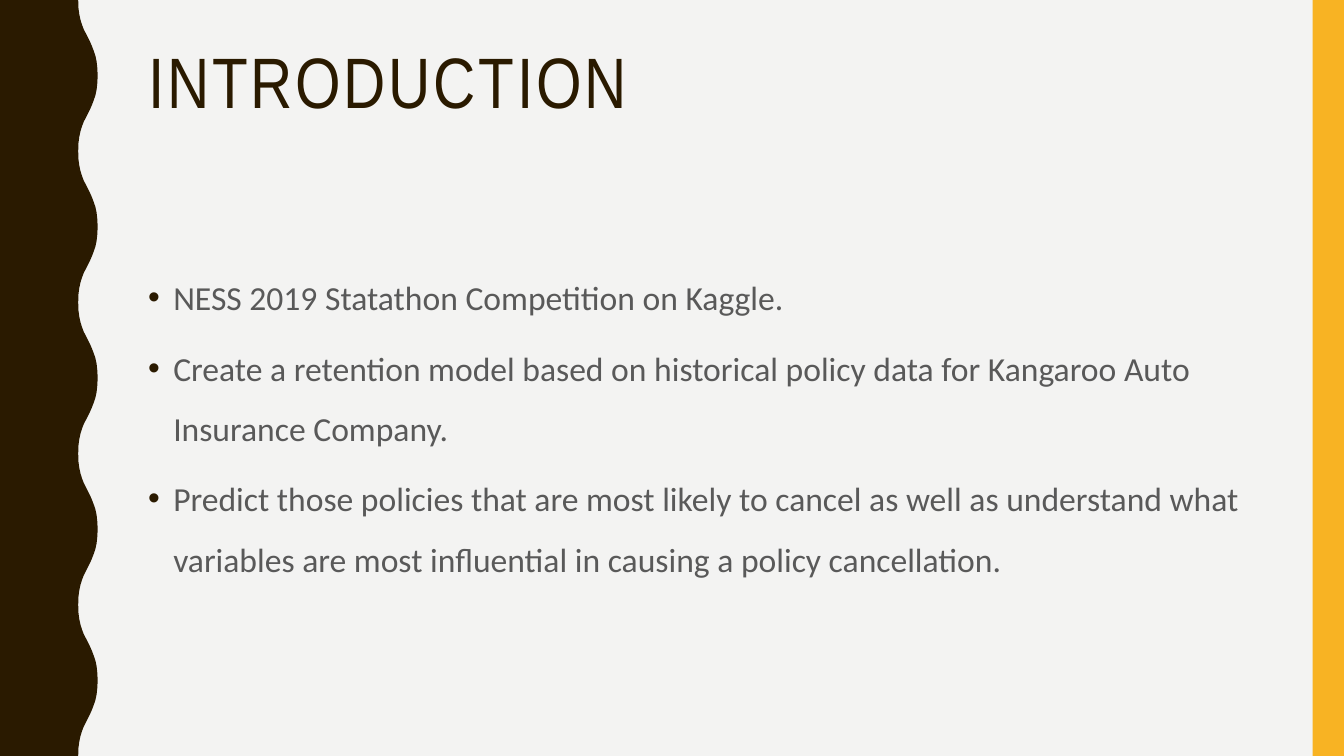
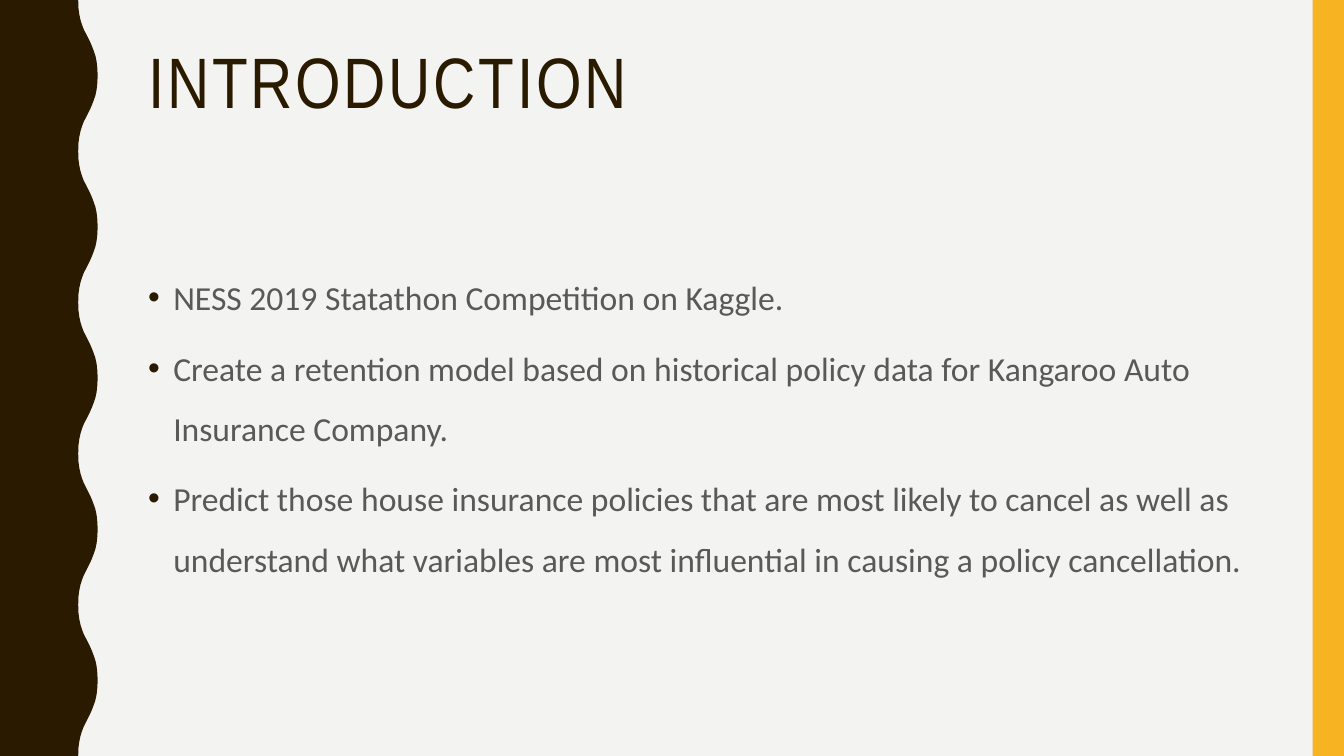
Before and after one commit to TZstatsADS/Spring2019-Proj5-grp4, a slide deck: slide 2 of doc/project5 ppt.pptx. Drawn at 1344x756 pixels with LibreOffice and Linux fonts; fonts in the diff are those of the drawing. Boxes give left, top, right and bottom in pixels: in the first picture for what was removed or moved away, otherwise in the second. Text is boxed around its words. In the diff, an @@ line names an element or a change of style, - is before the commit and + after.

```diff
--- a/doc/project5 ppt.pptx
+++ b/doc/project5 ppt.pptx
@@ text at (173, 487, 1240, 578): text changed @@
-• Predict those policies that are most likely to cancel as well as understand what variables are most influential in causing a policy cancellation.
+• Predict those house insurance policies that are most likely to cancel as well as understand what variables are most influential in causing a policy cancellation.
```
Also in this commit, not shown: 2 other slides changed, 1 other file.
